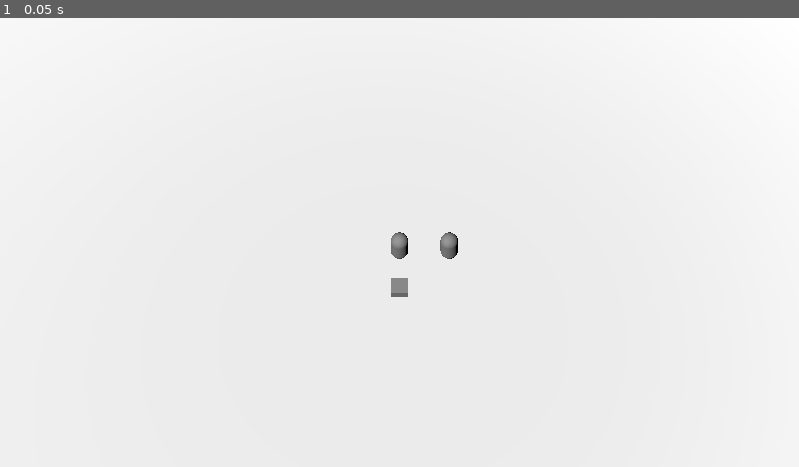
Above: before the commit, frame 1.
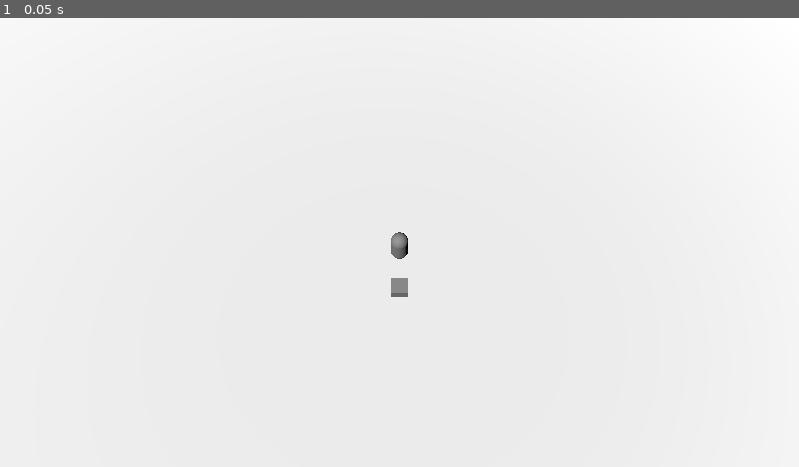
Above: after the commit, the same moment.

Repository: DoerRi/MOBA
Game: Godot game, scene res://game.tscn
Two runs of this game, one before a commit and one after it. Both use one fixed random seed, a clock stepped at 60 frames per second and the inputs below. The project has no main scene, so this scene is started directly.
Inputs:
- Up to frame 1 (0.05 s): no input

The runs differ from the first frame. In frame 1, 0.1% of the frame differs, in the area x 55-58%, y 47-54%.

Commit message:
Item structure

Diff:
--- a/Nodes/Character/Base/charakter.gd
+++ b/Nodes/Character/Base/charakter.gd
@@ -13,7 +13,13 @@
 var path:Array[Vector3]
 signal changed_path(path:Array[Vector3])
 
-var items:Array
+
+signal gained_item(item:Item)
+signal removed_item(item:Item)
+const MAX_ITEMCOUNT:int=6
+const ABILITYCOUNT:int=4
+var items:Array[Item]#max size= 10 4 abilitys and 6 normal items
+#NOTE: Abbilitys are represented as items
 
 signal new_effect_started
 signal effect_ended
@@ -22,6 +28,8 @@
 
 
 func _ready() -> void:
+
+
 	pass # Replace with function body.
 
 signal updated(float)
@@ -36,7 +44,6 @@
 	else:
 		position=path[0]
 		path.pop_front()
-	pass
 
 
 
@@ -60,6 +67,19 @@
 	emit_signal("effect_ended")
 
 
+func add_item(item:Item):
+	#TODO: add stat changes
+	if items.size()>=MAX_ITEMCOUNT+MAX_ITEMCOUNT:
+		return
+	items.push_back(item)
+	emit_signal("gained_item",item)
+func remove_item(itemtype:ItemTypen):
+	#TODO:  remove stat changes
+	for x in items.size():
+		if items[x].type==itemtype:
+			items.remove_at(x)
+			return
+	pass
 
 
 class Stat:
@@ -101,4 +121,33 @@
 			emit_signal("effect_ended")
 			on.current_effects.erase(self)
 			on.effect_end()
+			on=null
 		#TODO: active-effects effects
+
+enum ItemTypen{
+	item1,
+	item2
+}
+
+class Item:
+	var type:ItemTypen
+	var extra_health:Stat
+	var extra_speed:Stat
+	var extra_armor:Stat
+	var cooldown:Stat=Stat.new(0)
+	var effect:EffectPlan
+
+	func _init(on:Character, type:ItemTypen) -> void:
+		if on==null:
+			return
+		self.type=type
+		#TODO: load values (stats & effects & cooldown & usw.)
+		on.connect("updated",Callable(self,"update"))
+		on.add_item(self)
+	func update(delta:float):
+		cooldown.current-=delta
+		pass
+
+## This class holds the data for generating a effect
+class EffectPlan:
+	pass
--- a/game.tscn
+++ b/game.tscn
@@ -35,6 +35,3 @@
 
 [node name="PlayerControll" type="Node3D" parent="Character"]
 script = ExtResource("2_mq57t")
-
-[node name="Character2" parent="." instance=ExtResource("1_nb36t")]
-transform = Transform3D(1, 0, 0, 0, 1, 0, 0, 0, 1, 2.81808, 0, 0)
